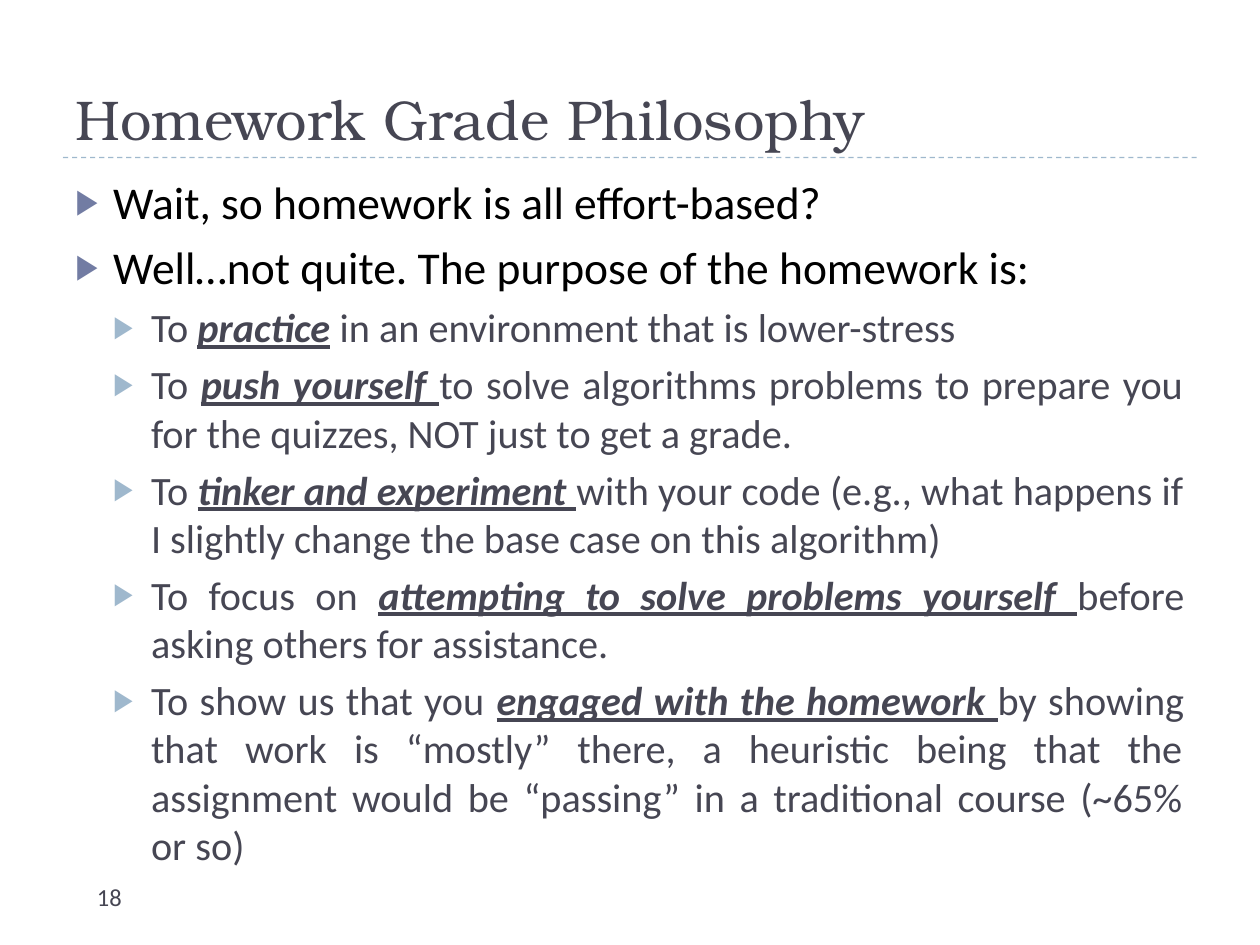
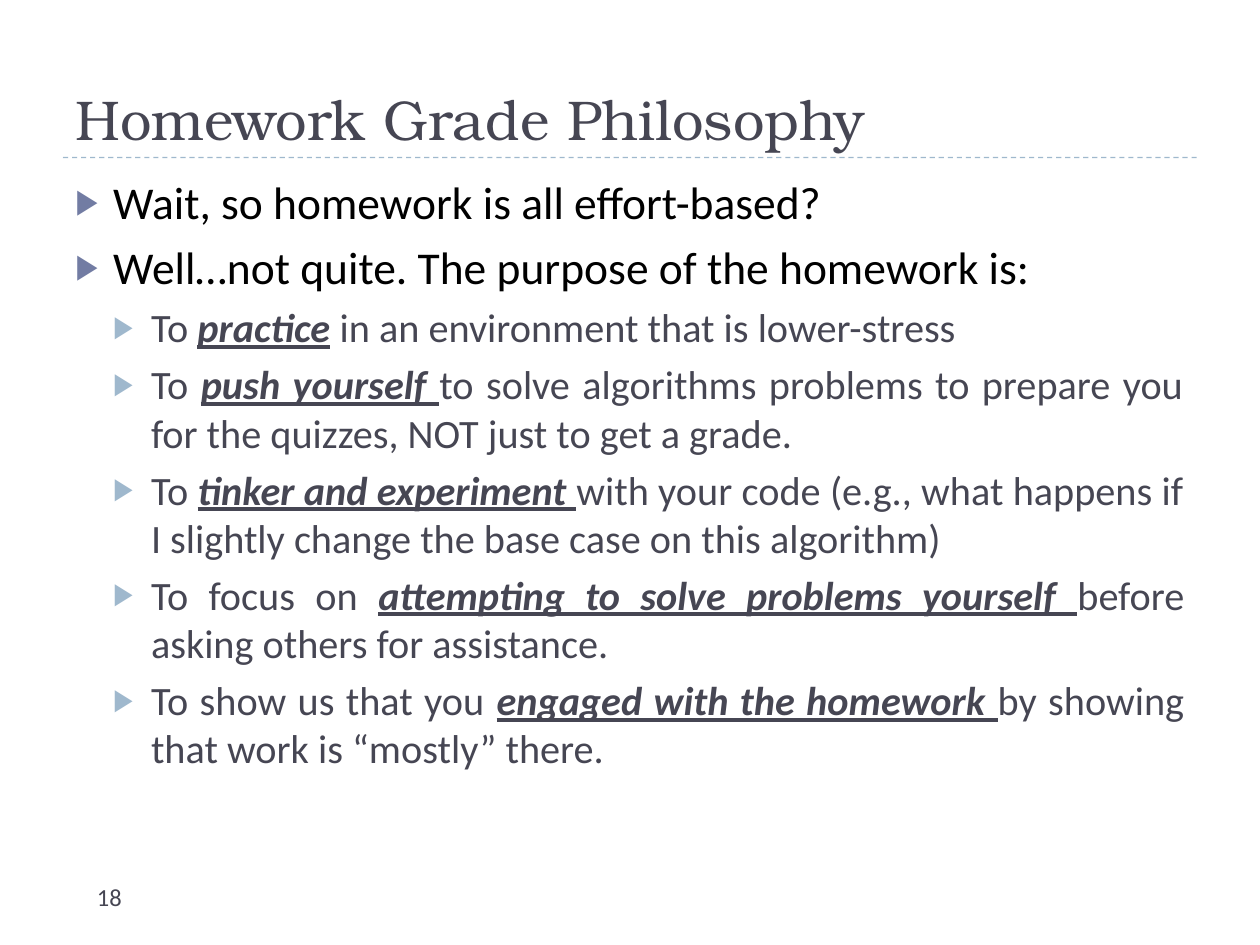
Before and after one commit to uva-cs/cs4102-f21, a slide deck: slide 18 of slides/courseintroduction.pptx. Drawn at 1260x945 pixels with LibreOffice and Linux fonts; fonts in the diff are those of the drawing. Boxes give left, top, right and bottom in pixels: in the first picture for what was removed or moved away, otherwise in the second. Text is boxed around its words. In the diff, an @@ line names an element or a change of style, - is before the commit and + after.

```diff
--- a/slides/courseintroduction.pptx
+++ b/slides/courseintroduction.pptx
@@ text at box(151, 686, 1184, 770): text changed @@
-  ▶ To show us that you engaged with the homework by showing that work is “mostly” there, a heuristic being that the assignment would be “passing” in a traditional course (~65% or so)
+  ▶ To show us that you engaged with the homework by showing that work is “mostly” there.
```
Also in this commit, not shown: 9 other slides changed, 2 slides added, 3 other files.
